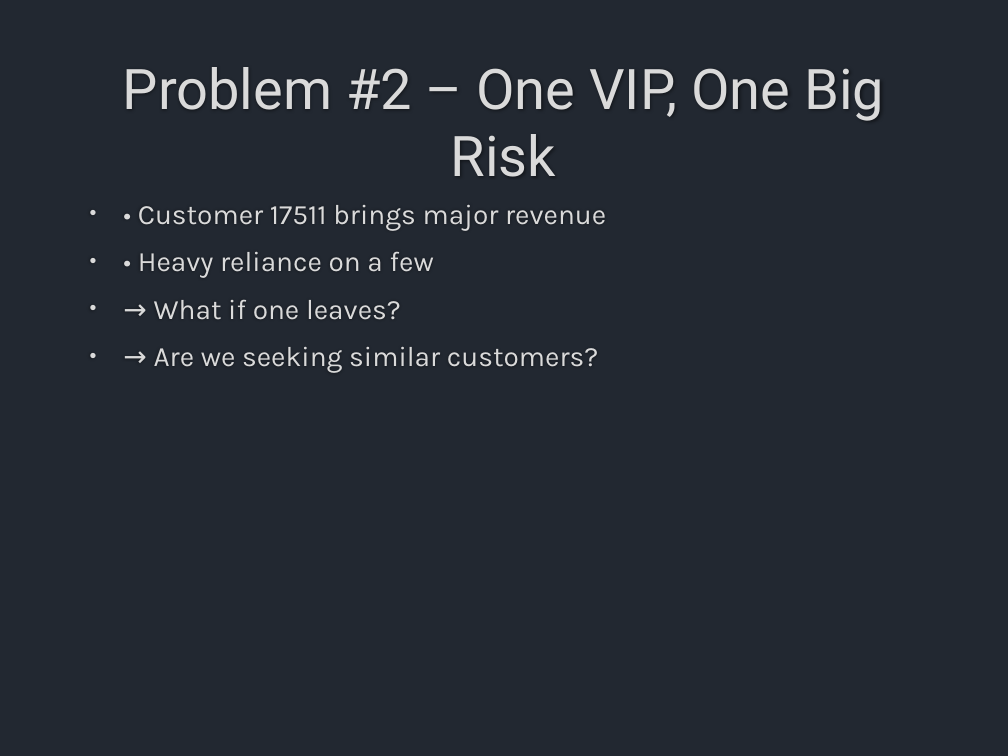
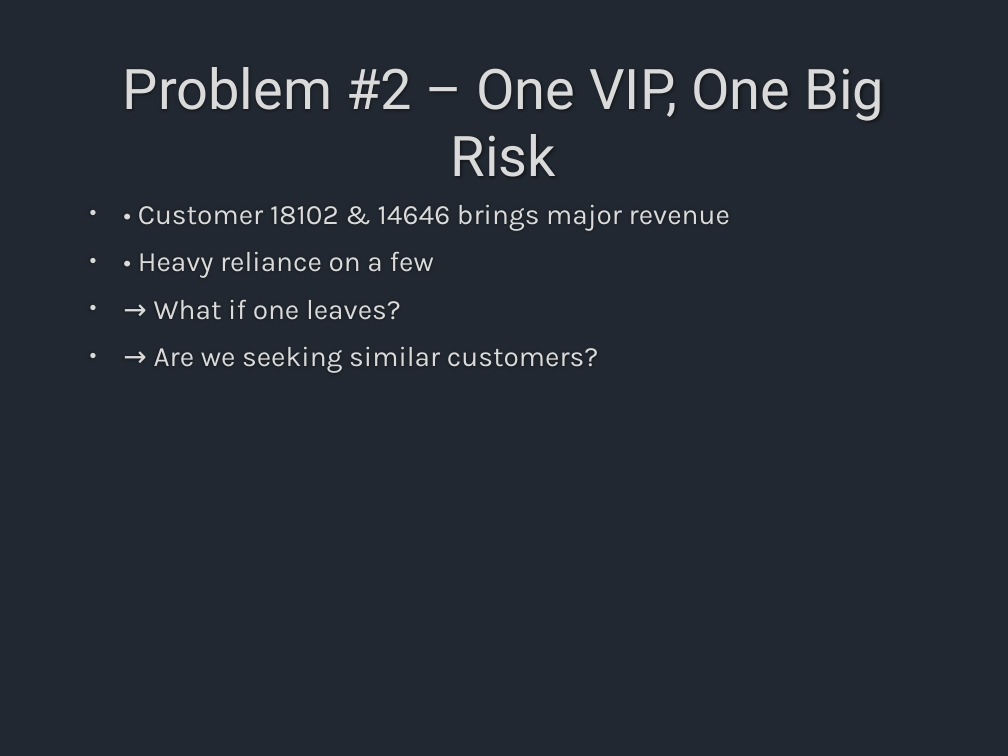
Before and after one commit to muhammed-gethup/portofolio, a slide deck: slide 7 of Strategic_Blueprint_Presentation.pptx. Drawn at 1008x756 pixels with LibreOffice and Linux fonts; fonts in the diff are those of the drawing. Boxes give left, top, right and bottom in pixels: in the first picture for what was removed or moved away, otherwise in the second. Text is boxed around its words. In the diff, an @@ line names an element or a change of style, - is before the commit and + after.

Commit message:
TATA report

```diff
--- a/Strategic_Blueprint_Presentation.pptx
+++ b/Strategic_Blueprint_Presentation.pptx
@@ text at box(138, 205, 730, 231): text changed @@
-• • Customer 17511 brings major revenue
+• • Customer 18102 & 14646 brings major revenue
```
